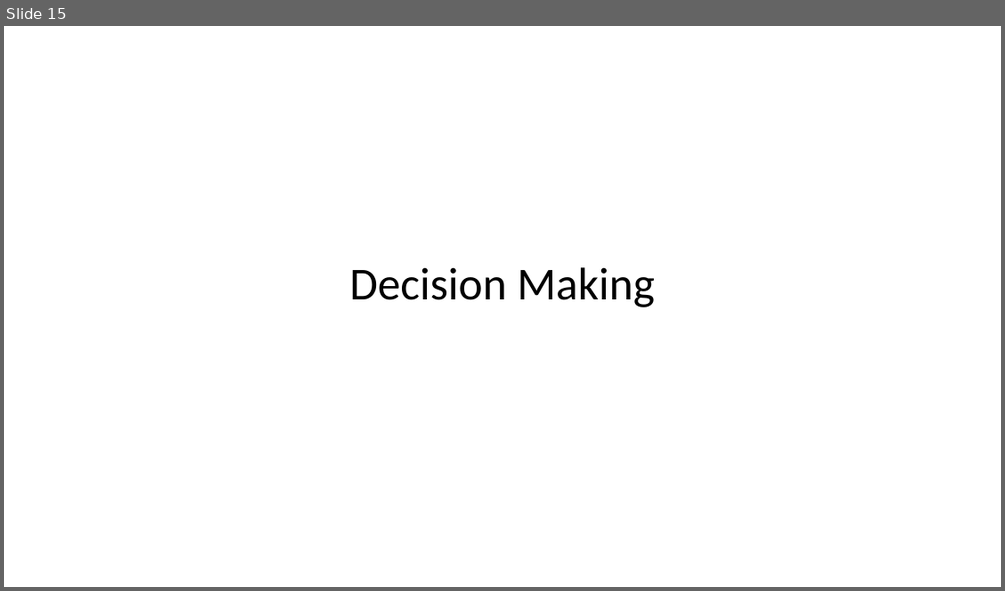
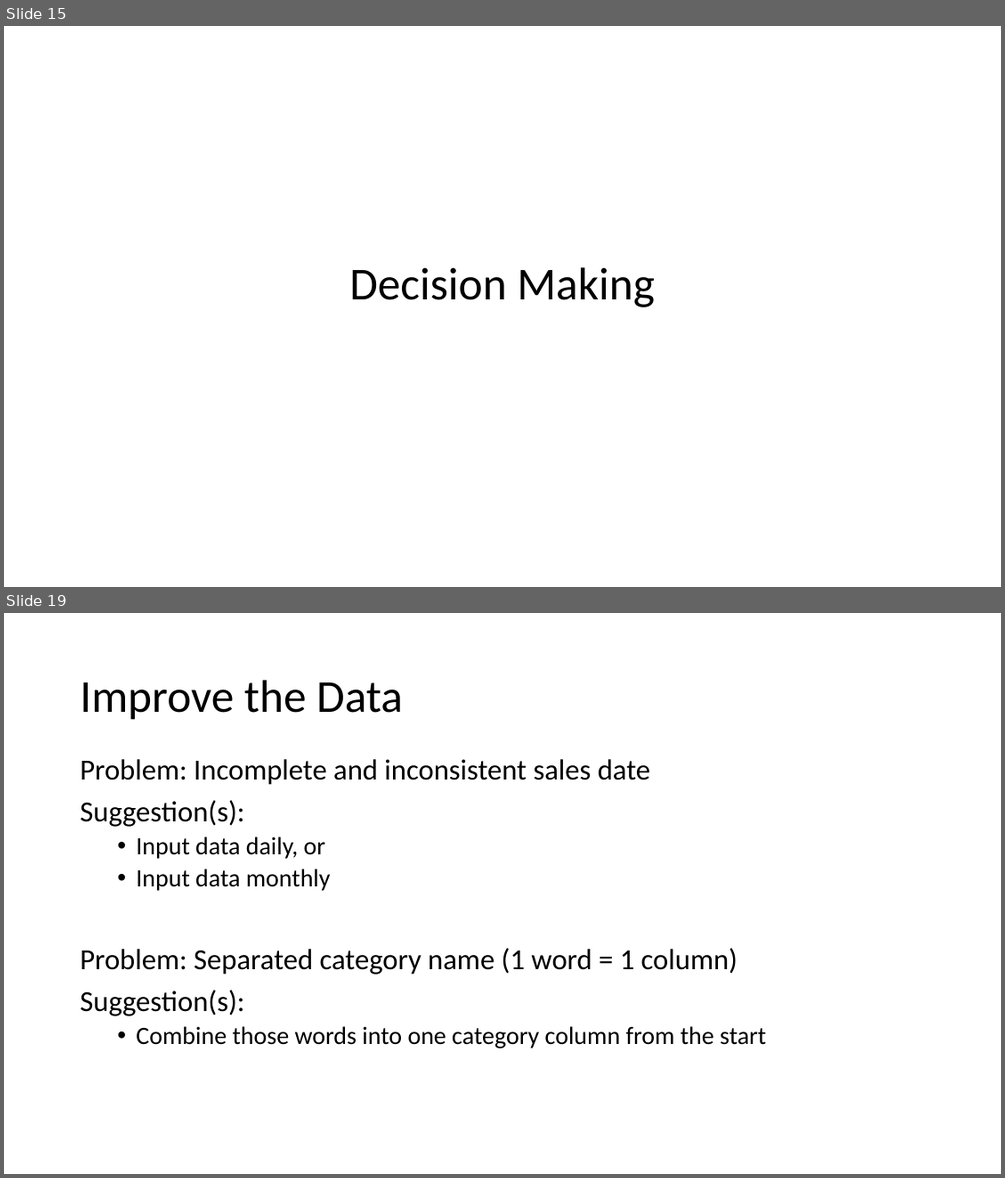
Before and after one commit to jafar-shodiq/complete-proj, a slide deck: 2021/07/apply/ilmuone-data/ppt.pptx. Shown one above the other, each under a label of ours: slide 15 before the commit, slides 15 and 19 after it; the slides between them are not shown. The pictures are 1005x591 and 1005x1178 pixels, drawn with LibreOffice and Linux fonts; fonts in the diff are those of the drawing. Boxes give left, top, right and bottom in pixels: in the first picture for what was removed or moved away, otherwise in the second. Text is boxed around its words. In the diff, an @@ line names an element or a change of style, - is before the commit and + after.

```diff
--- a/2021/07/apply/ilmuone-data/ppt.pptx
+++ b/2021/07/apply/ilmuone-data/ppt.pptx
@@ slide 19 added at <box>4,613,1001,1174</box>, background #FFFFFF @@
@@ title added at <box>80,680,403,720</box>, 44 pt, text #000000 @@
+Improve the Data
@@ text added at <box>80,759,766,1048</box>, 28 pt, text #000000 @@
+Problem: Incomplete and inconsistent sales date
+Suggestion(s):
+  • Input data daily, or
+  • Input data monthly
+Problem: Separated category name (1 word = 1 column)
+Suggestion(s):
+  • Combine those words into one category column from the start
```
Also in this commit, not shown: 5 slides changed, 4 other slides added, 1 slide removed, 9 other files.
